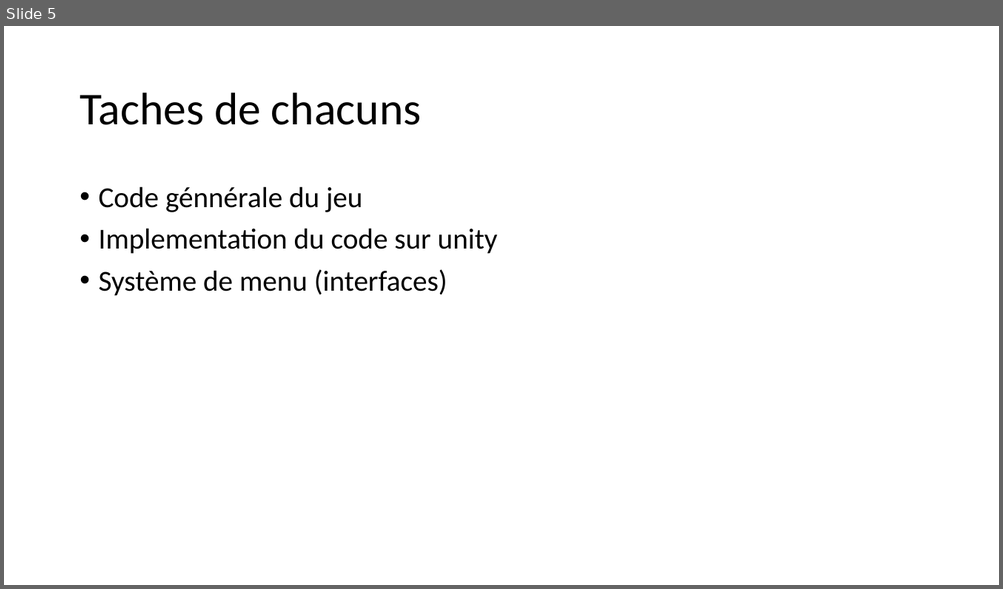
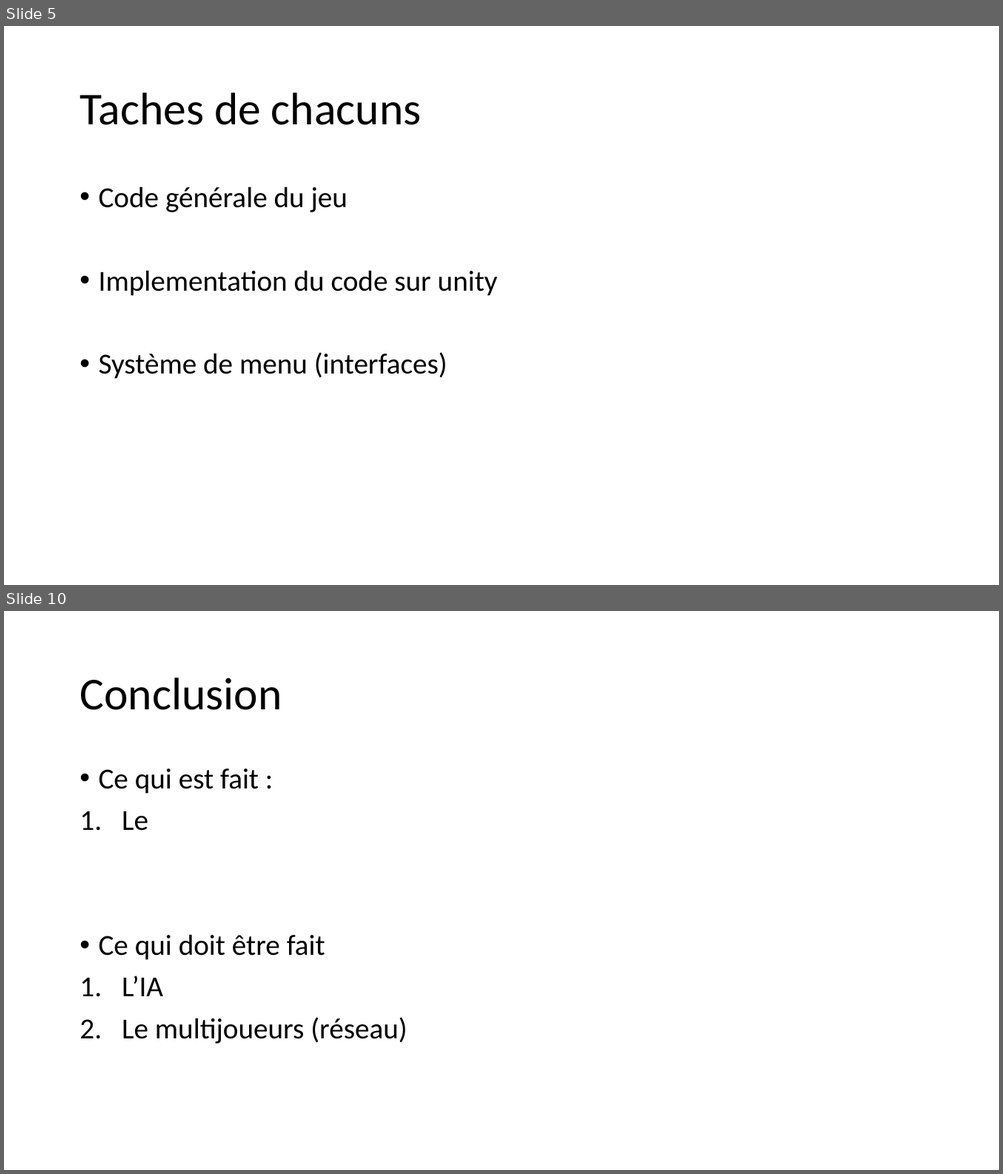
Before and after one commit to AlexandrEpita/Bizarre-Chess-Adventure, a slide deck: diapo soutenance.odp. Shown one above the other, each under a label of ours: slide 5 before the commit, slides 5 and 10 after it; the slides between them are not shown. The pictures are 1003x589 and 1003x1174 pixels, drawn with LibreOffice and Linux fonts; fonts in the diff are those of the drawing. Boxes give left, top, right and bottom in pixels: in the first picture for what was removed or moved away, otherwise in the second. Text is boxed around its words. In the diff, an @@ line names an element or a change of style, - is before the commit and + after.

```diff
--- a/diapo soutenance.odp
+++ b/diapo soutenance.odp
@@ slide 10 added at (4,611,999,1170), background #FFFFFF @@
@@ title added at (79,678,282,710), 44 pt, text #000000 @@
+Conclusion
@@ text added at (99,769,407,1044), 28 pt, text #000000 @@
+• Ce qui est fait :
+1. Le
+• Ce qui doit être fait
+1. L’IA
+2. Le multijoueurs (réseau)
@@ slide 5 changed as well @@
@@ text at (99,187,347,212): text changed @@
-• Code génnérale du jeu
+• Code générale du jeu
```
Also in this commit, not shown: 2 other slides changed, 6 other slides added, 4 slides removed.
